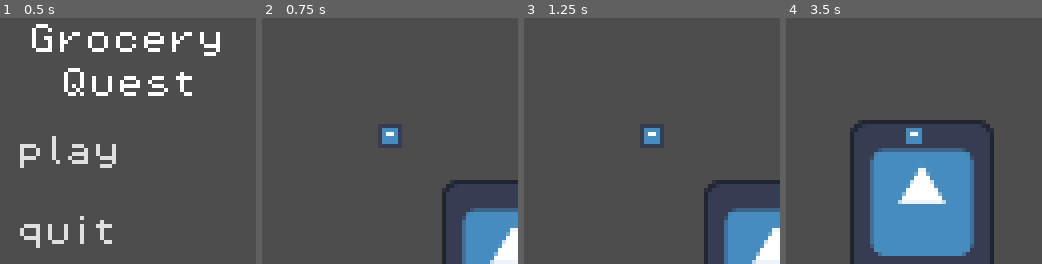
Above: before the commit, frames 1-4 (left to right).
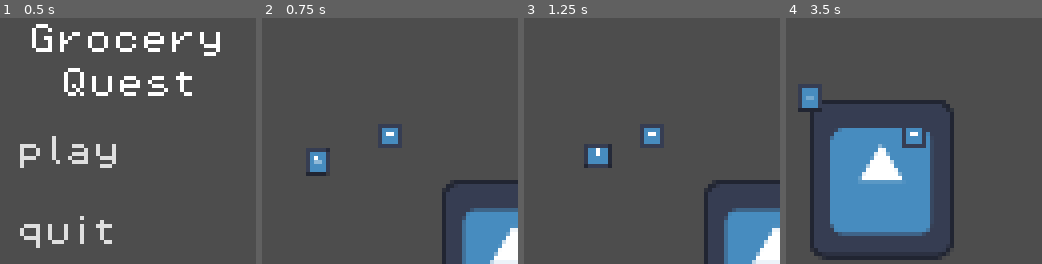
Above: after the commit, the same moments.

Repository: GaetanoRe/GroceryQuest
Game: Godot game, scene res://scenes/UI/main_menu.tscn
Two runs of this game, one before a commit and one after it. Both use one fixed random seed, a clock stepped at 60 frames per second and the inputs below. The engine's default icon, where the game draws it, is replaced by a stand-in: a white triangle on a blue panel in a dark square.
Inputs:
- Up to frame 1 (0.5 s): no input
- Up to frame 2 (0.75 s): click "play" at 0.5 s
- Up to frame 3 (1.25 s): no input
- Up to frame 4 (3.5 s): hold D (walk_right) 1.28-2.03 s; hold S (walk_down) 2.03-2.78 s; hold D (walk_right) from 2.78 s (still down)

Frame 1 is identical in both runs. In frame 2, 0.7% of the frame differs, in the area x 17-27%, y 52-65%; in frame 3, 0.8%; in frame 4, 26%, in the area x 4-82%, y 28-100%.

Commit message:
Added combat system to game
created the enemy scene and then added simple combat. Still in progress!!

Diff:
--- a/project.godot
+++ b/project.godot
@@ -14,6 +14,10 @@
 run/main_scene="res://scenes/UI/main_menu.tscn"
 config/features=PackedStringArray("4.2", "GL Compatibility")
 config/icon="res://icon.svg"
+
+[autoload]
+
+global="*res://scripts/Global.gd"
 
 [display]
 
@@ -58,7 +62,7 @@
 }
 attack={
 "deadzone": 0.5,
-"events": [Object(InputEventKey,"resource_local_to_scene":false,"resource_name":"","device":-1,"window_id":0,"alt_pressed":false,"shift_pressed":false,"ctrl_pressed":false,"meta_pressed":false,"pressed":false,"keycode":0,"physical_keycode":74,"key_label":0,"unicode":106,"echo":false,"script":null)
+"events": [Object(InputEventMouseButton,"resource_local_to_scene":false,"resource_name":"","device":-1,"window_id":0,"alt_pressed":false,"shift_pressed":false,"ctrl_pressed":false,"meta_pressed":false,"button_mask":1,"position":Vector2(337, 11),"global_position":Vector2(341, 52),"factor":1.0,"button_index":1,"canceled":false,"pressed":true,"double_click":false,"script":null)
 ]
 }
 pause={
--- /dev/null
+++ b/scenes/enemy.gd
@@ -0,0 +1,47 @@
+extends CharacterBody2D
+
+var speed = 100
+var player_chase = false
+var player = null
+var health = 100
+var player_in_range = false
+
+
+
+func _physics_process(delta):
+	deal_with_damage()
+
+	if player_chase:
+		position += (player.position - position)/speed
+
+
+
+func _on_detection_area_body_entered(body):
+	player = body
+	player_chase = true
+
+
+func _on_detection_area_body_exited(body):
+	player = null
+	player_chase = false
+
+
+func enemy():
+	pass
+
+
+func _on_enemy_hitbox_body_entered(body):
+	if body.has_method("player"):
+		player_in_range = true
+
+
+func _on_enemy_hitbox_body_exited(body):
+	if body.has_method("player"):
+		player_in_range = false
+
+func deal_with_damage():
+	if player_in_range and global.player_current_attack == true:
+		health = health - 20
+		print("slimehealth =", health)
+		if health <= 0:
+			self.queue_free()
--- /dev/null
+++ b/scenes/enemy.tscn
@@ -0,0 +1,44 @@
+[gd_scene load_steps=6 format=3 uid="uid://chsj7f8vcnqds"]
+
+[ext_resource type="Texture2D" uid="uid://cmr1yfws58ofn" path="res://icon.svg" id="1_dvlhr"]
+[ext_resource type="Script" path="res://scenes/enemy.gd" id="1_uxv53"]
+
+[sub_resource type="RectangleShape2D" id="RectangleShape2D_x1ryj"]
+size = Vector2(44, 38)
+
+[sub_resource type="RectangleShape2D" id="RectangleShape2D_nkegf"]
+size = Vector2(6, 6)
+
+[sub_resource type="CircleShape2D" id="CircleShape2D_qp3fx"]
+radius = 6.0
+
+[node name="Enemy" type="CharacterBody2D"]
+position = Vector2(0, -2)
+script = ExtResource("1_uxv53")
+metadata/_edit_group_ = true
+
+[node name="Sprite2D" type="Sprite2D" parent="."]
+scale = Vector2(0.05, 0.05)
+texture = ExtResource("1_dvlhr")
+
+[node name="detection_area" type="Area2D" parent="."]
+collision_layer = 2
+collision_mask = 2
+
+[node name="CollisionShape2D" type="CollisionShape2D" parent="detection_area"]
+light_mask = 2
+visibility_layer = 2
+shape = SubResource("RectangleShape2D_x1ryj")
+
+[node name="CollisionShape2D" type="CollisionShape2D" parent="."]
+shape = SubResource("RectangleShape2D_nkegf")
+
+[node name="enemy_hitbox" type="Area2D" parent="."]
+
+[node name="CollisionShape2D" type="CollisionShape2D" parent="enemy_hitbox"]
+shape = SubResource("CircleShape2D_qp3fx")
+
+[connection signal="body_entered" from="detection_area" to="." method="_on_detection_area_body_entered"]
+[connection signal="body_exited" from="detection_area" to="." method="_on_detection_area_body_exited"]
+[connection signal="body_entered" from="enemy_hitbox" to="." method="_on_enemy_hitbox_body_entered"]
+[connection signal="body_exited" from="enemy_hitbox" to="." method="_on_enemy_hitbox_body_exited"]
--- a/scenes/generation_scenes/world.tscn
+++ b/scenes/generation_scenes/world.tscn
@@ -1,7 +1,9 @@
-[gd_scene load_steps=3 format=3 uid="uid://wq2f26vs7flm"]
+[gd_scene load_steps=5 format=3 uid="uid://wq2f26vs7flm"]
 
 [ext_resource type="Texture2D" uid="uid://cmr1yfws58ofn" path="res://icon.svg" id="1_6n63g"]
 [ext_resource type="Script" path="res://scripts/world.gd" id="1_lueyd"]
+[ext_resource type="PackedScene" uid="uid://chsj7f8vcnqds" path="res://scenes/enemy.tscn" id="3_bkeyj"]
+[ext_resource type="PackedScene" uid="uid://bilijqk4xkux4" path="res://scenes/player/player.tscn" id="4_ou7e4"]
 
 [node name="World" type="Node2D" groups=["world"]]
 script = ExtResource("1_lueyd")
@@ -10,3 +12,8 @@
 position = Vector2(31, 31)
 scale = Vector2(0.285156, 0.3125)
 texture = ExtResource("1_6n63g")
+
+[node name="Enemy" parent="." instance=ExtResource("3_bkeyj")]
+position = Vector2(-20, 7)
+
+[node name="Player" parent="." instance=ExtResource("4_ou7e4")]
--- a/scenes/player/player.tscn
+++ b/scenes/player/player.tscn
@@ -6,7 +6,12 @@
 [sub_resource type="RectangleShape2D" id="RectangleShape2D_wtylo"]
 size = Vector2(6, 6)
 
+[sub_resource type="CircleShape2D" id="CircleShape2D_2tflk"]
+radius = 6.0
+
 [node name="Player" type="CharacterBody2D" groups=["player"]]
+collision_layer = 3
+collision_mask = 3
 script = ExtResource("1_brhwy")
 
 [node name="Sprite2D" type="Sprite2D" parent="."]
@@ -14,6 +19,19 @@
 texture = ExtResource("2_raxmv")
 
 [node name="CollisionShape2D" type="CollisionShape2D" parent="."]
+light_mask = 3
+visibility_layer = 3
 shape = SubResource("RectangleShape2D_wtylo")
 
 [node name="Camera2D" type="Camera2D" parent="."]
+
+[node name="player_hitbox" type="Area2D" parent="."]
+
+[node name="CollisionShape2D" type="CollisionShape2D" parent="player_hitbox"]
+shape = SubResource("CircleShape2D_2tflk")
+
+[node name="attack_cooldown" type="Timer" parent="."]
+
+[connection signal="body_entered" from="player_hitbox" to="." method="_on_player_hitbox_body_entered"]
+[connection signal="body_exited" from="player_hitbox" to="." method="_on_player_hitbox_body_exited"]
+[connection signal="timeout" from="attack_cooldown" to="." method="_on_attack_cooldown_timeout"]
--- /dev/null
+++ b/scripts/Global.gd
@@ -0,0 +1,3 @@
+extends Node
+
+var player_current_attack = false
--- a/scripts/player/player.gd
+++ b/scripts/player/player.gd
@@ -2,7 +2,15 @@
 
 class_name Player
 
-const SPEED : float = 20.0
+const SPEED : float = 27.0
+
+#Combat variables
+var enemy_in_range = false
+var enemy_attack_cooldown = true
+var health = 100
+var player_alive = true
+
+var attack_ip = false
 
 var spawn_loc : Vector2
 
@@ -21,4 +29,37 @@
 	velocity.x = direction.x * SPEED
 	velocity.y = direction.y * SPEED
 
+	enemy_attack()
 	move_and_slide()
+
+	if health <= 0:
+		player_alive = false #add death screen and respawn here
+		health = 0
+		print("player has been killed")
+		var main_scene = load("res://scenes/main_scene.tscn")
+		get_tree().change_scene_to_packed(main_scene)
+
+
+func player():
+	pass
+
+func _on_player_hitbox_body_entered(body):
+	if body.has_method("enemy"):
+		enemy_in_range = true
+
+
+func _on_player_hitbox_body_exited(body):
+	if body.has_method("enemy"):
+		enemy_in_range = false
+
+func enemy_attack():
+	if enemy_in_range and enemy_attack_cooldown == true:
+		health = health - 10
+		enemy_attack_cooldown = false
+		$attack_cooldown.start()
+		print(health)
+
+
+
+func _on_attack_cooldown_timeout():
+	enemy_attack_cooldown = true
--- a/scripts/world.gd
+++ b/scripts/world.gd
@@ -3,7 +3,10 @@
 
 class_name World
 
-func _ready():
-	var player_scene = load("res://scenes/player/player.tscn")
-	var player = player_scene.instantiate()
-	add_child(player)
+#func _ready():
+	#var player_scene = load("res://scenes/player/player.tscn")
+	#var player = player_scene.instantiate()
+	#add_child(player)
+	#var enemy_scene = load("res://scenes/enemy.tscn")
+	#var enemy = enemy_scene.instantiate()
+	#add_child(enemy)
Not shown: 1 places in scenes/player/player.tscn that only renumber resources
